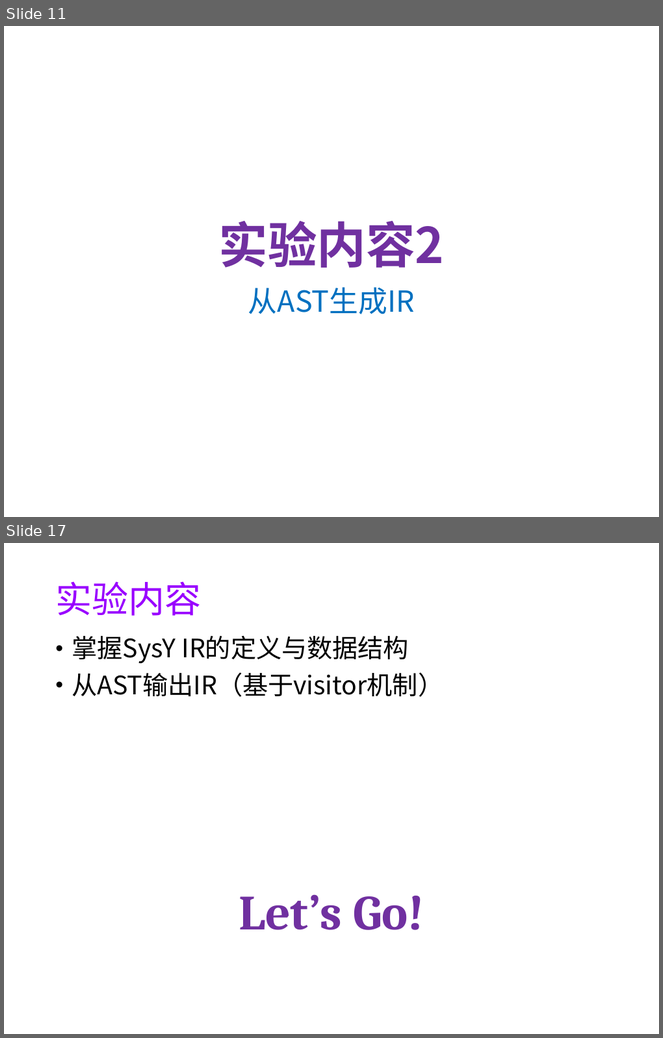
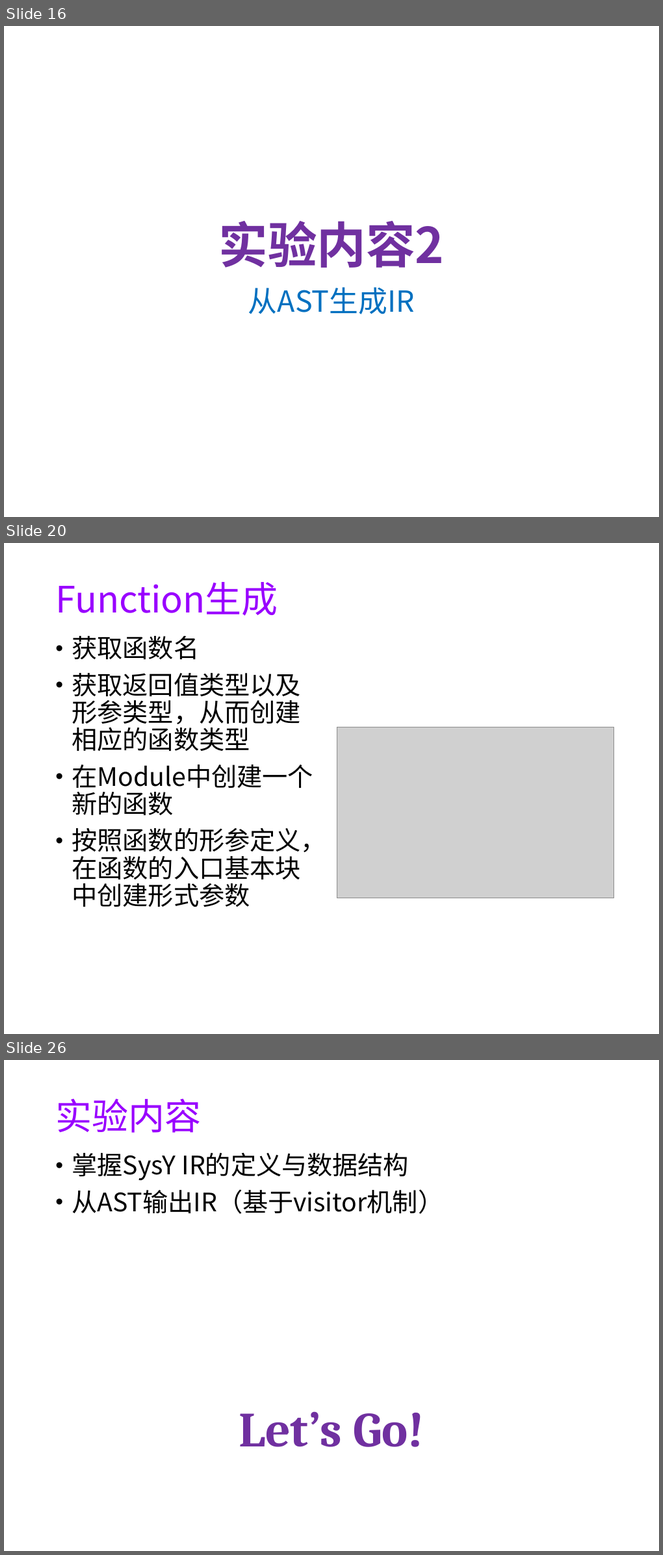
Before and after one commit to WangQingzhe/Sysy-compiler, a slide deck: doc/exp02-ir.pptx. Shown one above the other, each under a label of ours: slides 11 and 17 before the commit, slides 16, 20 and 26 after it; the slides between them are not shown. The pictures are 663x1038 and 663x1555 pixels, drawn with LibreOffice and Linux fonts; fonts in the diff are those of the drawing; grey boxes stand for pictures; background and template pictures are left out. Boxes give left, top, right and bottom in pixels: in the first picture for what was removed or moved away, otherwise in the second. Text is boxed around its words. In the diff, an @@ line names an element or a change of style, - is before the commit and + after.

```diff
--- a/doc/exp02-ir.pptx
+++ b/doc/exp02-ir.pptx
@@ slide 20 added at bbox=[4, 543, 659, 1034], background #FFFFFF @@
@@ title added at bbox=[55, 582, 278, 616], 40 pt, text #9900FF @@
+Function生成
@@ text added at bbox=[72, 636, 326, 907], 28 pt, text #000000 @@
+• 获取函数名
+• 获取返回值类型以及形参类型，从而创建相应的函数类型
+• 在Module中创建一个新的函数
+• 按照函数的形参定义，在函数的入口基本块中创建形式参数
@@ picture added at bbox=[337, 727, 614, 898] @@
@@ what was slide 11 is now slide 16 @@
@@ what was slide 17 is now slide 26 @@
```
Also in this commit, not shown: 1 slide changed, 18 other slides added, 10 slides removed.
